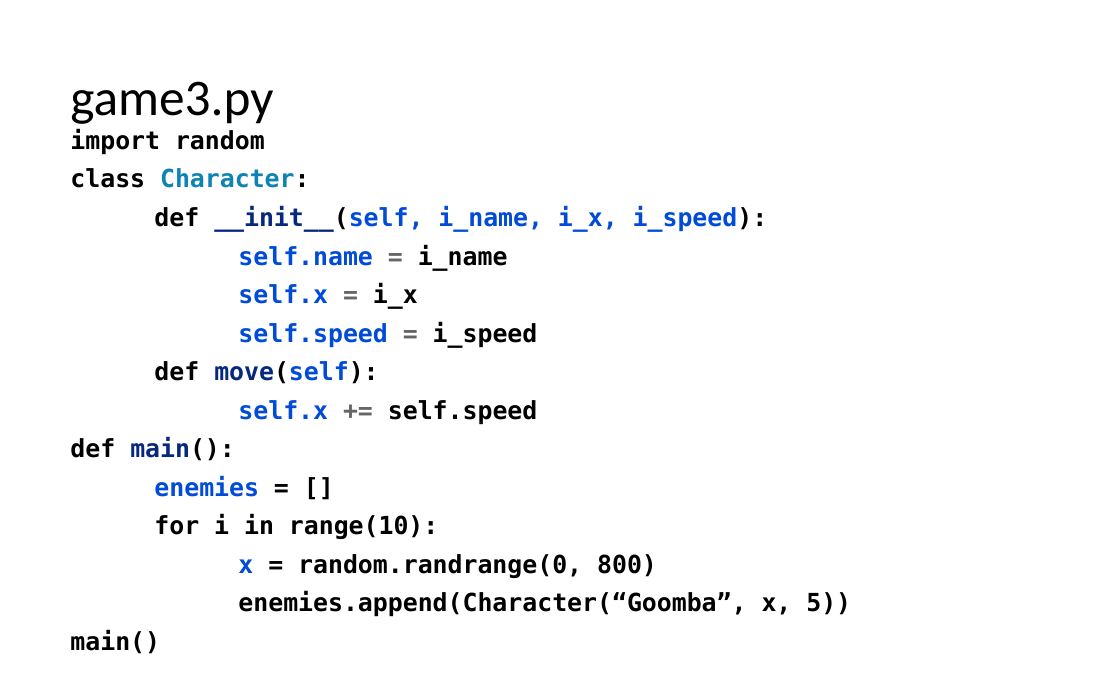
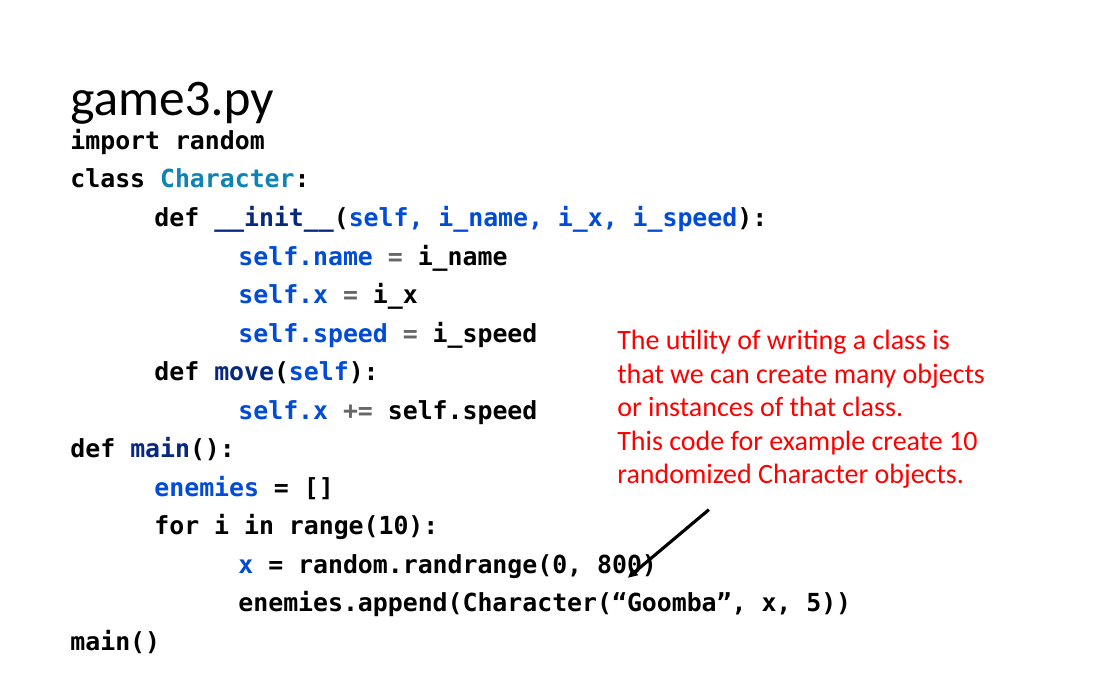
Before and after one commit to LongBaoNguyen/longbaonguyen.github.io, a slide deck: slide 8 of courses/apcsp/lect9.pptx (slide 6 before the commit). Drawn at 1120x700 pixels with LibreOffice and Linux fonts; fonts in the diff are those of the drawing. Boxes give left, top, right and bottom in pixels: in the first picture for what was removed or moved away, otherwise in the second. Text is boxed around its words. In the diff, an @@ line names an element or a change of style, - is before the commit and + after.

```diff
--- a/courses/apcsp/lect9.pptx
+++ b/courses/apcsp/lect9.pptx
@@ text added at [617, 329, 985, 488], 18 pt, text #FF0000 @@
+The utility of writing a class is
+that we can create many objects
+or instances of that class.
+This code for example create 10
+randomized Character objects.
@@ arrow added from (709, 510) to (628, 578), #000000 2 pt @@
```
Also in this commit, not shown: 1 other slide changed, 3 slides added, 3 other files.
